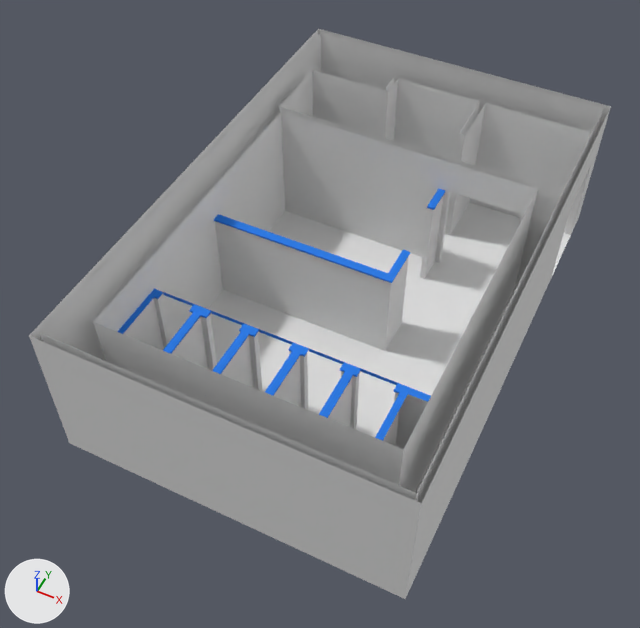
An edit to the Blender file zUMHbies_blender/bathroom/bathroom.blend, drawn before and after from the same camera.
One viewpoint serves both versions: a 50 mm camera at (8.33, -6.19, 13.99) aimed at (3.1, 4.27, 0.92). Every picture has the same lights, and +X, +Y and +Z are marked at lower left.

The first picture shows 'Floor', 'Inside', 'Outside'.
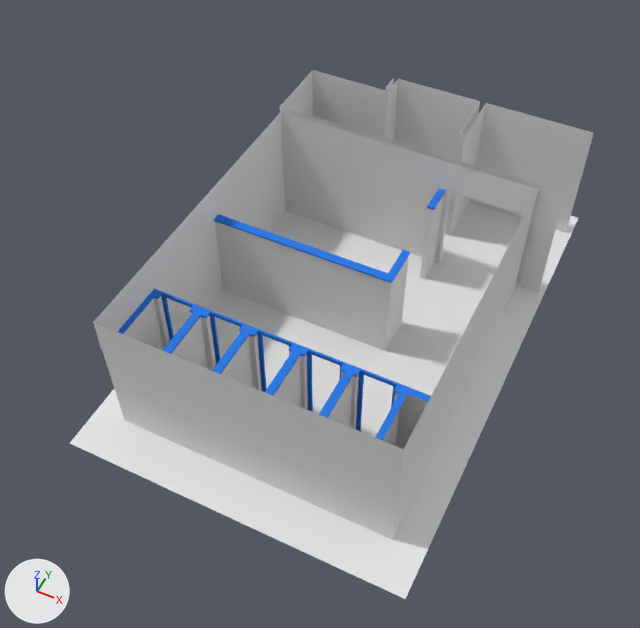
Location of each change, (x1, y1, x2, y2) in pixels of the pictures (640 x 628 px):
```json
{"object": "Inside", "change": "reshaped", "before": [93, 70, 592, 492], "after": [93, 70, 594, 539]}
{"object": "Outside", "change": "hidden", "before": [29, 29, 611, 599]}
{"part": 1, "of": "me_cube_001", "change": "added", "after": [210, 311, 244, 365]}
{"part": 2, "of": "me_cube_001", "change": "built on", "before": [163, 292, 397, 385], "after": [161, 292, 397, 432]}
```

Edits to the scene script, one JSON object a line:
```json
{"block": "me_cube_001", "where": "# used by ob_inside; location = (0.05, 0.0, 0.0)"}
{"op": "remove", "block": "me_cube_001", "code": "me_cube_001.from_pydata(...)  # 287 vertices, 128 faces, 45 loose edges; spans x 0.28..6.63, y 0.8..9.89, z 0.0..2.81"}
{"op": "add", "block": "me_cube_001", "code": "me_cube_001.from_pydata(...)  # 386 vertices, 163 faces, 44 loose edges; spans x 0.28..6.63, y 0.8..9.89, z 0.0..2.81"}
{"block": "me_cube_001", "change": "me_cube_001 part 1: a new loose piece of 26 vertices spanning x 1.7..2.42, y 2.51..2.55, z 0.0..2.06, in mat_woodstuff (its picture is missing)"}
{"block": "me_cube_001", "change": "me_cube_001 part 2"}
{"block": "me_cube_001", "change": "10 vertices are removed from x 0.68..5.38, y 2.55, z 1.98"}
{"block": "me_cube_001", "change": "5 faces are deleted"}
{"block": "me_cube_001", "change": "1 loose edge is deleted"}
{"block": "me_cube_001", "change": "16 vertices are added at x 0.66..5.4, y 2.51..2.55, z 0.0..2.06"}
{"block": "me_cube_001", "change": "7 new vertices lie (0.0, 0.0, 2.02) away from vertices in x 0.66..5.4, y 2.55, z 0.0"}
{"block": "me_cube_001", "change": "14 new vertices lie (0.0, -0.04, 0.0) away from vertices in x 0.66..5.4, y 2.55, z 2.02..2.06"}
{"block": "me_cube_001", "change": "7 new vertices lie (0.0, 0.0, -2.02) away from vertices in x 0.66..5.4, y 2.51, z 2.02"}
{"block": "me_cube_001", "change": "8 new vertices lie (-0.08, 0.0, 0.0) away from vertices in x 1.38..5.4, y 2.51..2.55, z 0.0"}
{"block": "me_cube_001", "change": "8 new vertices lie (0.0, 0.0, 1.98) away from vertices in x 1.3..5.32, y 2.51..2.55, z 0.0"}
{"block": "me_cube_001", "change": "8 new vertices lie (-0.56, 0.0, 0.0) away from vertices in x 1.3..5.32, y 2.51..2.55, z 1.98"}
{"block": "me_cube_001", "change": "8 new vertices lie (0.0, 0.0, -1.98) away from vertices in x 0.74..4.76, y 2.51..2.55, z 1.98"}
{"block": "me_cube_001", "change": "7 new vertices lie (0.0, 0.0, -0.04) away from vertices in x 0.68..5.38, y 2.51, z 2.06"}
{"block": "me_cube_001", "change": "32 new faces join them, mat_woodstuff (its picture is missing)"}
{"op": "add", "block": "ob_outside", "code": "ob_outside.hide_viewport = True"}
```
